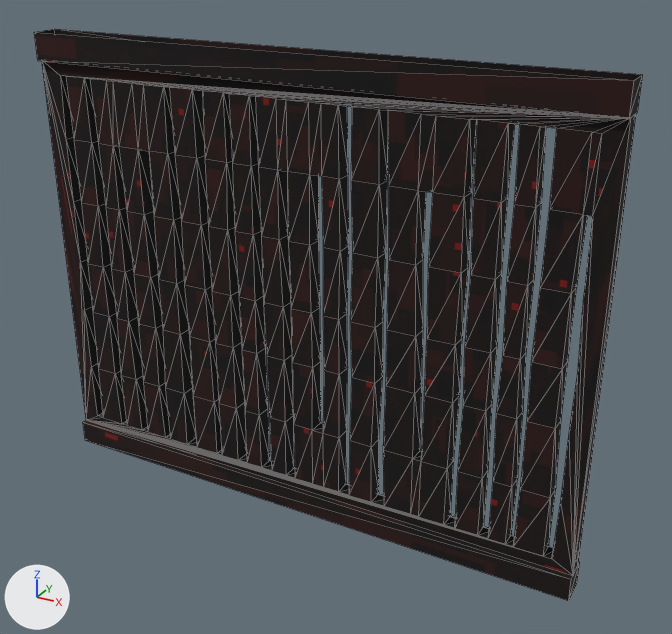
Two versions of the glTF model assets/models/rock_bars.glb, one commit apart.
Before and after are seen from a 50 mm lens placed at (7.85, -12.9, 10.54), pointed at (0.63, 0.22, 3.98). Arrows for +X, +Y and +Z are at lower left; the lights stay in place. The older version comes first. Mesh edges are drawn as thin lines. Objects named as collision shapes, trigger or cutter boxes, shadow casters or lower levels of detail are left out. Vertices at exactly the same position are counted once.

Objects in the first picture: 'RockBars'.
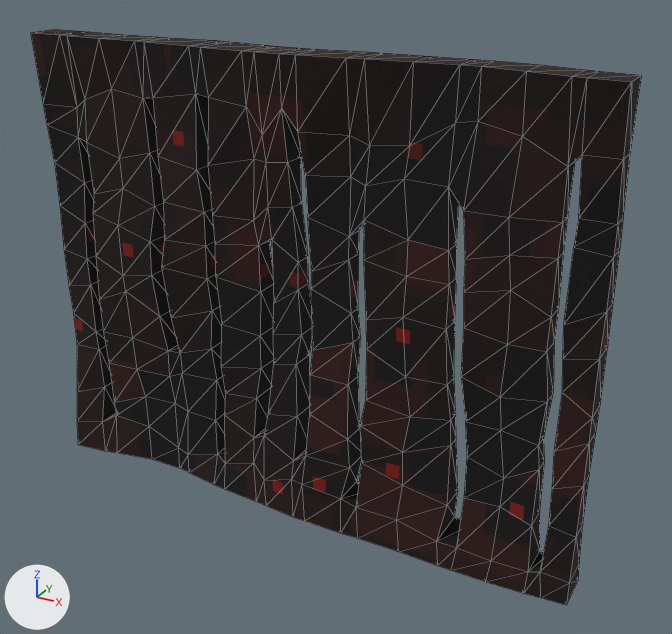
The change, as a list of edits to the scene's bpy script:
```text
Add img_map_base_shade_emissive:
    img_map_base_shade_emissive = load_image('map_base_shade_emissive', '_unpacked/map_base_shade_emissive', 256, 256, 'sRGB')
Add img_map_base_shade_albedo:
    img_map_base_shade_albedo = load_image('map_base_shade_albedo', '_unpacked/map_base_shade_albedo', 256, 256, 'sRGB')
Add img_map_base_rock_emissive:
    img_map_base_rock_emissive = load_image('map_base_rock_emissive', '_unpacked/map_base_rock_emissive', 256, 256, 'sRGB')
Add img_map_base_rock_albedo:
    img_map_base_rock_albedo = load_image('map_base_rock_albedo', '_unpacked/map_base_rock_albedo', 256, 256, 'sRGB')
Change mat_hellrock:
    where n2 = _N.new('ShaderNodeTexImage'); n2.name = 'Image Texture'
    n2.image: img_rock_bars_emissive -> img_map_base_rock_emissive
    where n3 = _N.new('ShaderNodeTexImage'); n3.name = 'Image Texture.001'
    n3.image: img_rock_bars_albedo -> img_map_base_rock_albedo
Add mat_hellshade:
    mat_hellshade = bpy.data.materials.new('HellShade')
    # uses the picture img_map_base_shade_albedo
    # uses the picture img_map_base_shade_emissive
Change me_rockbars:
    used by ob_rockbars; location = (0.0, 0.0, 0.0)
    remove me_rockbars.from_pydata(...)  # 500 vertices, 1048 faces; spans x -5.3..5.3, y -0.25..0.25, z 0.0..8.5
    add me_rockbars.from_pydata(...)  # 504 vertices, 1036 faces; spans x -5.3..5.3, y -0.46..0.46, z 0.0..8.5
    me_rockbars part 1: the loose piece of 484 vertices spanning x -5.3..5.3, y -0.15..0.15, z 0.45..8.0 is rebuilt with 504 vertices and now spans x -5.3..5.3, y -0.46..0.46, z 0.0..8.5
    me_rockbars part 2: the loose piece of 8 vertices spanning x -5.3..5.3, y -0.25..0.25, z 0.0..0.45 is deleted
    me_rockbars part 3: the loose piece of 8 vertices spanning x -5.3..5.3, y -0.25..0.25, z 8.0..8.5 is deleted
    add me_rockbars.materials.append(mat_hellshade)
```

What differs and where, as boxes (x1, y1, x2, y2) in the pictures (672 x 634 px):
'RockBars', surface changed, reshaped
    before: (34, 29, 642, 601)
    after: (31, 29, 642, 605)
part 1 of me_rockbars, rebuilt (12% taller)
    before: (42, 61, 636, 575)
    after: (31, 29, 642, 605)
part 2 of me_rockbars, deleted
    before: (83, 420, 580, 601)
part 3 of me_rockbars, deleted
    before: (34, 29, 642, 119)
